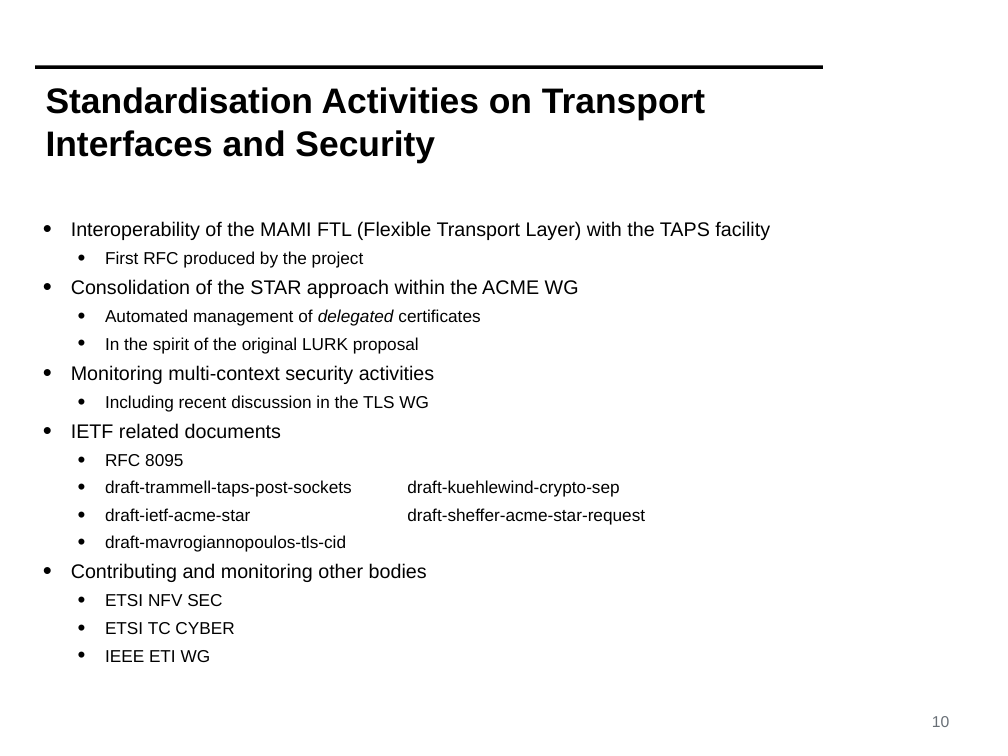
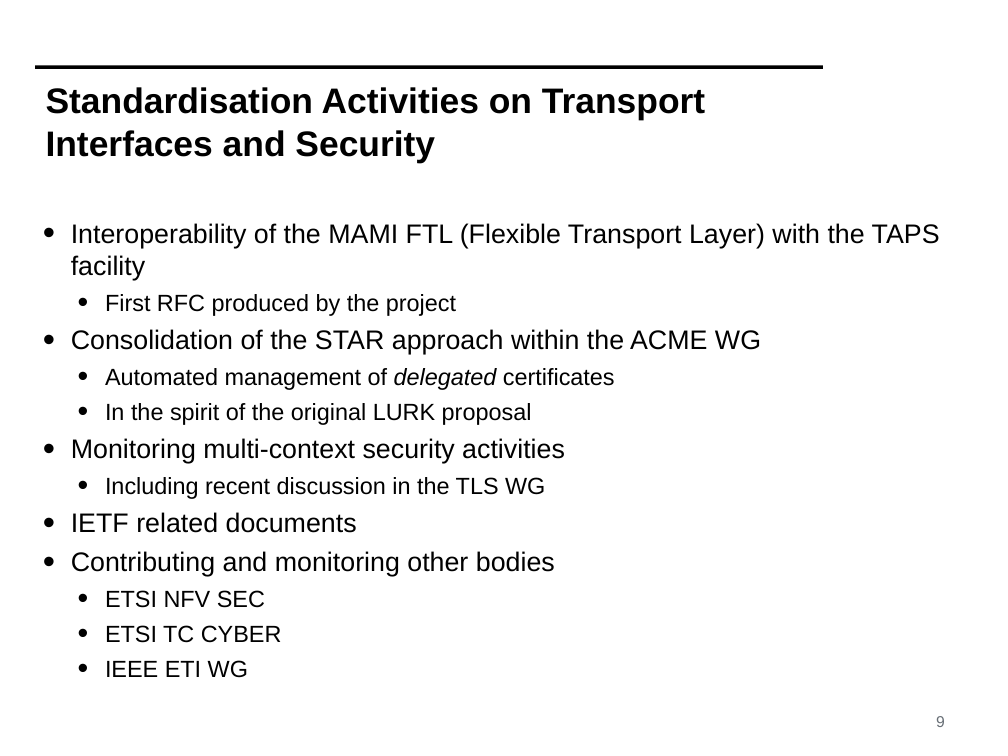
Before and after one commit to mami-project/roadshows, a slide deck: slide 9 of review2-zurich/WP4-ReviewM18.pptx (slide 10 before the commit). Drawn at 1008x756 pixels with LibreOffice and Linux fonts; fonts in the diff are those of the drawing; background and template pictures are left out. Boxes give left, top, right and bottom in pixels: in the first picture for what was removed or moved away, otherwise in the second. Text is boxed around its words. In the diff, an @@ line names an element or a change of style, - is before the commit and + after.

```diff
--- a/review2-zurich/WP4-ReviewM18.pptx
+++ b/review2-zurich/WP4-ReviewM18.pptx
@@ text "Interoperability of the MAMI FTL ..." at (71,223,940,678): size 20 to 27.2 pt in "Interoperability of the MAMI FTL (Flexible Transport ...", "Consolidation of the STAR approach within the ...", "Monitoring multi-context security activities", "IETF related documents" and 1 more places; size 17.5 to 23.8 pt in "First RFC produced by the project", "Automated management of delegated certificates", "In the spirit of the original LURK ...", "Including recent discussion in the TLS WG" and 3 more places @@
@@ text at (105,454,645,552): paragraphs removed @@
-  • RFC 8095
-  • draft-trammell-taps-post-sockets draft-kuehlewind-crypto-sep
-  • draft-ietf-acme-star draft-sheffer-acme-star-request
-  • draft-mavrogiannopoulos-tls-cid
@@ page number at (936,716,945,727): text changed @@
-10
+9
```
Also in this commit, not shown: 11 other slides changed, 4 slides added, 3 slides removed.
